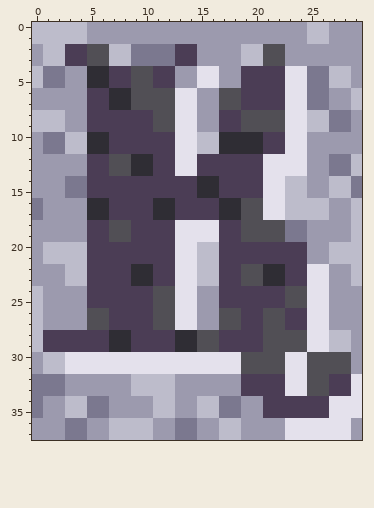
A pixel-art sprite gets an edit: qfg4-capital-K.png. That is the earlier state.
The file is 30x38 pixels. Colours within 5 levels of each other are drawn and written as one.
Now the later version:
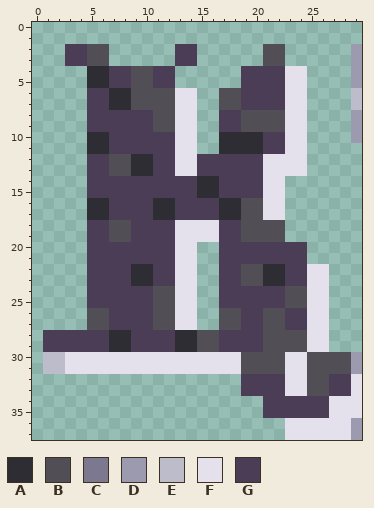
Palette (. is transparent): A #2f2d34  B #514f55  C #7b788f  D #9c9aae  E #bdbccb  F #e4e1ec  G #4b3d55
The author wrote: Improve remaining QfG4 letter images Improve the images for the remaining initial capital letters from QfG4.
What changed:
Changed rows in their new state; - is an unchanged pixel.
first column x 0:
 0 ..............................
 1 ..............................
 2 ...----......--......--......-
 3 ...----......--......--......-
 4 .....--------......------....-
 5 .....--------......------....-
 6 .....----------..--------....-
 7 .....----------..--------....-
 8 .....----------..--------....-
 9 .....----------..--------....-
10 .....----------..--------....-
11 .....----------..--------.....
12 .....--------------------.....
13 .....--------------------.....
14 .....------------------.......
15 .....------------------.......
16 .....------------------.......
17 .....------------------.......
18 .....------------------.......
19 .....------------------.......
20 .....----------..--------.....
21 .....----------..--------.....
22 .....----------..----------...
23 .....----------..----------...
24 .....----------..----------...
25 .....----------..----------...
26 .....----------..----------...
27 .....----------..----------...
28 .--------------------------...
29 .--------------------------...
30 .-----------------------------
31 .-----------------------------
32 ...................-----------
33 ...................-----------
34 .....................---------
35 .....................---------
36 .......................-------
37 .......................-------
Boxes around the changes in both pictures, in picture pixels (x1, y1, x2, y2):
erased: (32, 22, 362, 440)
